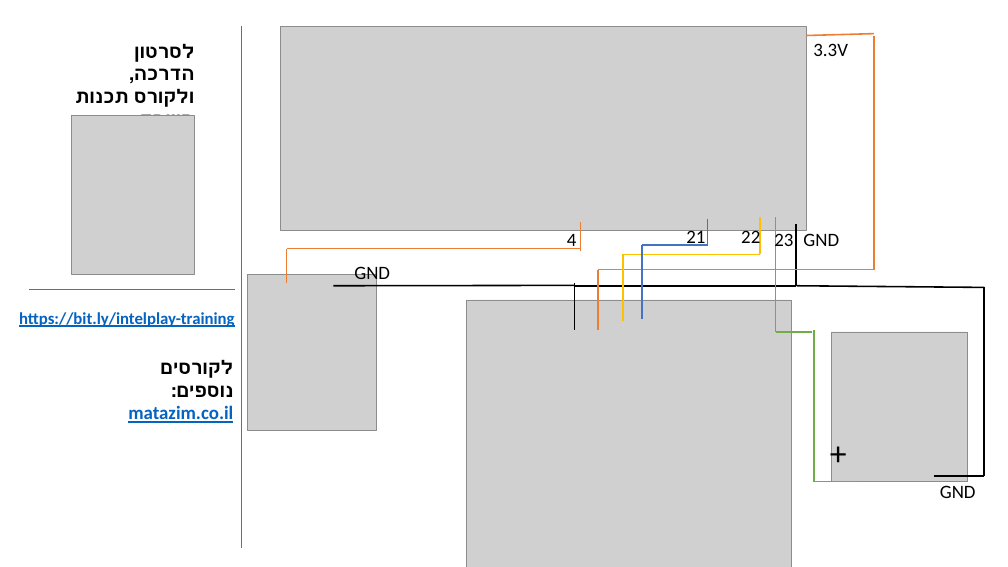
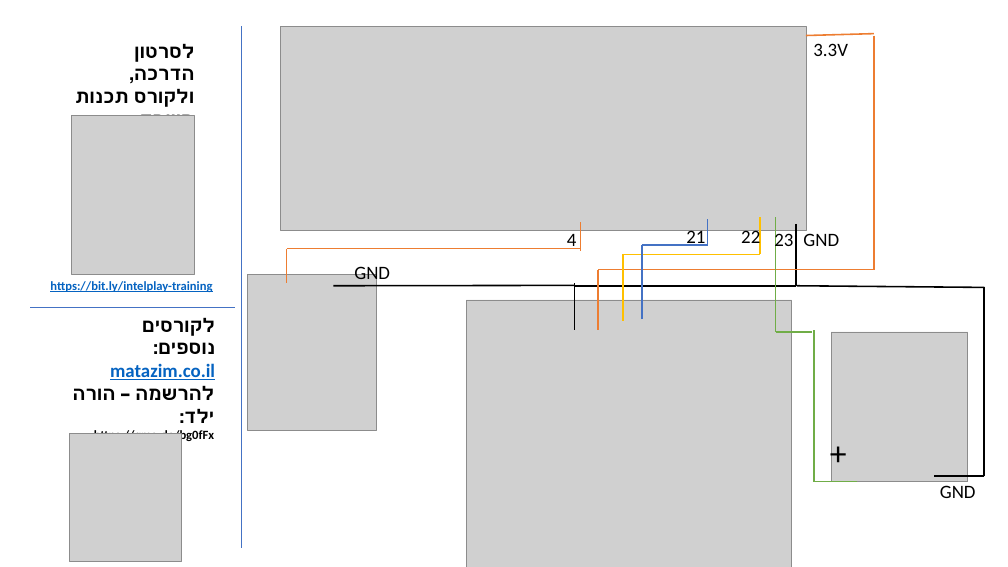
Before and after one commit to avisalmon/single_button, a slide deck: slide 1 of instructions.pptx. Drawn at 1008x567 pixels with LibreOffice and Linux fonts; fonts in the diff are those of the drawing; grey boxes stand for pictures. Boxes give left, top, right and bottom in pixels: in the first picture for what was removed or moved away, otherwise in the second. Text is boxed around its words. In the diff, an @@ line names an element or a change of style, - is before the commit and + after.

Commit message:
Add robot arm lessons, new slides, QR images, requirements, state; remove cached pyc files

```diff
--- a/instructions.pptx
+++ b/instructions.pptx
@@ text "https://bit.ly/intelplay-training": place and size @@
-text "https://bit.ly/intelplay-training" at bbox=[19, 312, 235, 327]
+text "https://bit.ly/intelplay-training" at bbox=[50, 281, 212, 292]
@@ text "https://bit.ly/intelplay-training" at bbox=[50, 281, 212, 292]: size 16 to 12 pt @@
@@ line moved from (29, 290) - (235, 290) to (30, 307) - (235, 307) @@
@@ text "לקורסים נוספים:": place and size @@
-text "לקורסים נוספים:" at bbox=[128, 360, 234, 423]
+text "לקורסים נוספים:" at bbox=[110, 317, 215, 380]
@@ text added at bbox=[94, 386, 215, 443], 12 pt, text #000000, bold @@
+להרשמה – הורה ילד:
+https://qrco.de/bg0fFx
@@ picture added at bbox=[70, 433, 181, 562] @@
```
Also in this commit, not shown: 9 other files.
